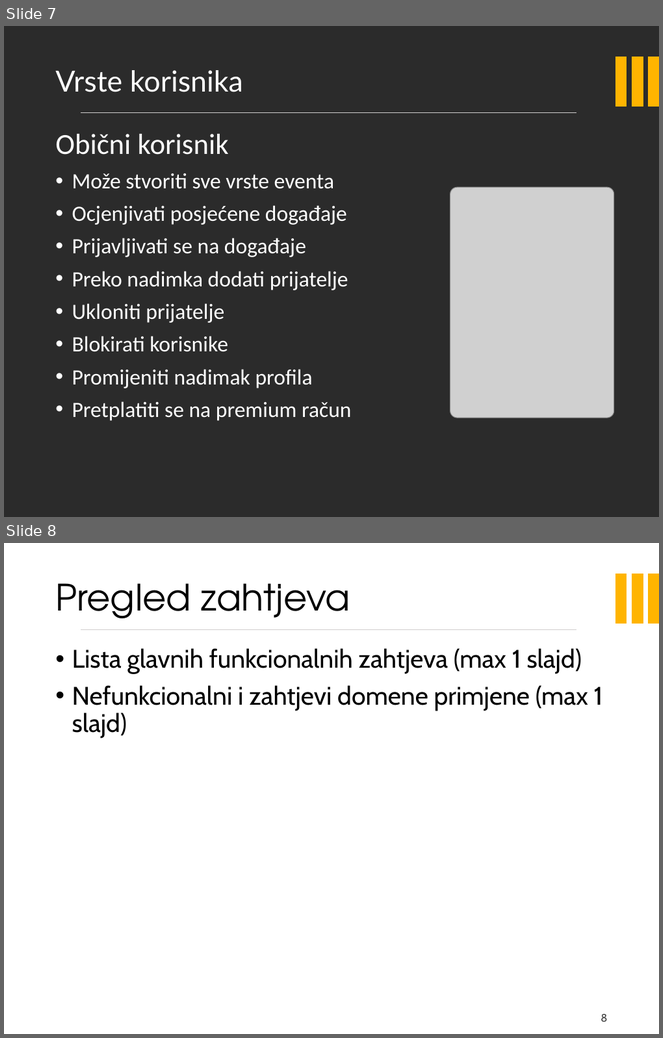
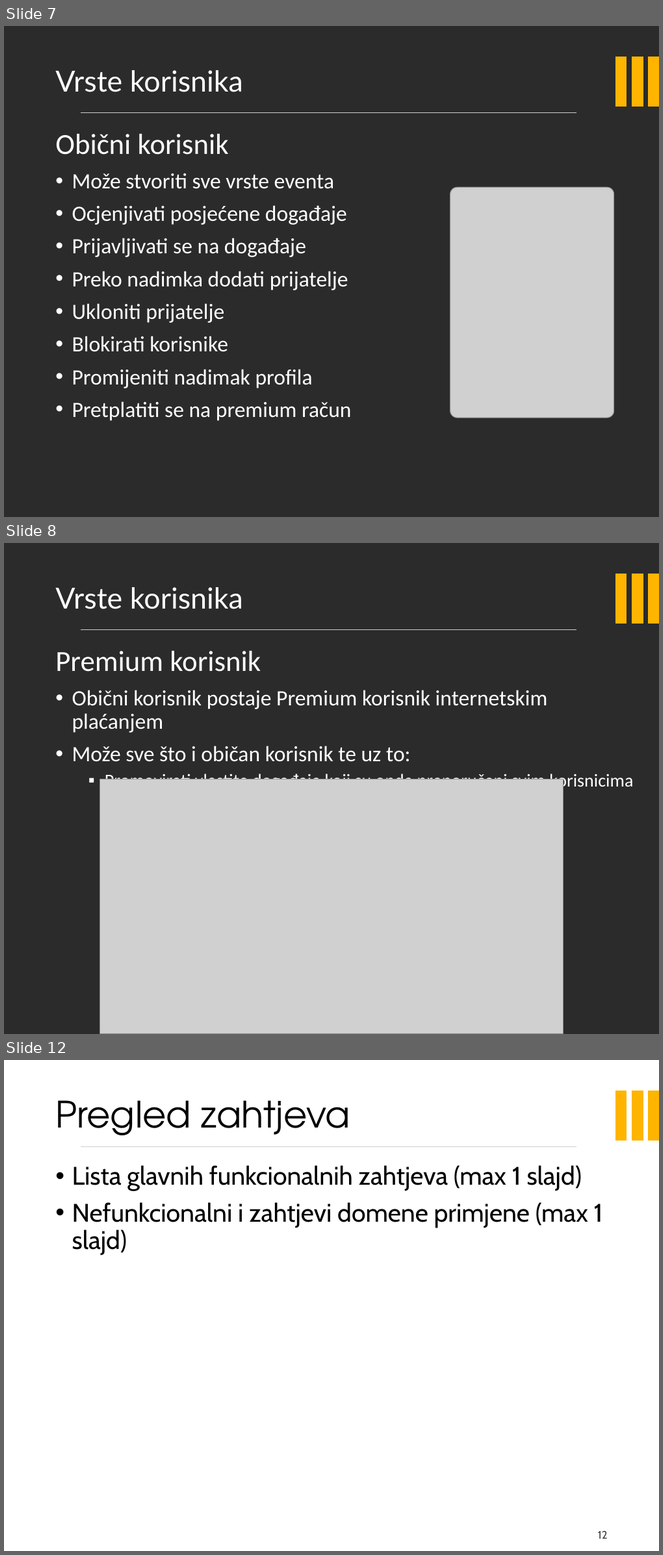
Before and after one commit to velimirkovacic/software_engineering_project, a slide deck: Dokumentacija/Prezentacija/EventkoPreza.pptx. Shown one above the other, each under a label of ours: slides 7 and 8 before the commit, slides 7, 8 and 12 after it; the slides between them are not shown. The pictures are 663x1038 and 663x1555 pixels, drawn with LibreOffice and Linux fonts; fonts in the diff are those of the drawing; grey boxes stand for pictures; background and template pictures are left out; a plain dark background stands for a picture behind light text. Boxes give left, top, right and bottom in pixels: in the first picture for what was removed or moved away, otherwise in the second. Text is boxed around its words. In the diff, an @@ line names an element or a change of style, - is before the commit and + after.

Commit message:
dodane sve vrste korisnika

```diff
--- a/Dokumentacija/Prezentacija/EventkoPreza.pptx
+++ b/Dokumentacija/Prezentacija/EventkoPreza.pptx
@@ slide 8 added at box(4, 543, 659, 1034), background picture (left out); not listed: 4 template elements that a slide beside it also shows @@
@@ title added at box(55, 587, 243, 609), 32 pt, text #FFFFFF @@
+Vrste korisnika
@@ text added at box(55, 651, 633, 791), 24 pt, text #FFFFFF @@
+Premium korisnik
+• Obični korisnik postaje Premium korisnik internetskim plaćanjem
+• Može sve što i običan korisnik te uz to:
+  ▪ Promovirati vlastite događaje koji su onda preporučeni svim korisnicima
@@ picture added at box(100, 780, 563, 1034) @@
@@ what was slide 8 is now slide 12 @@
@@ page number at box(598, 1531, 608, 1539): text changed @@
-8
+12
```
Also in this commit, not shown: 3 other slides added.
